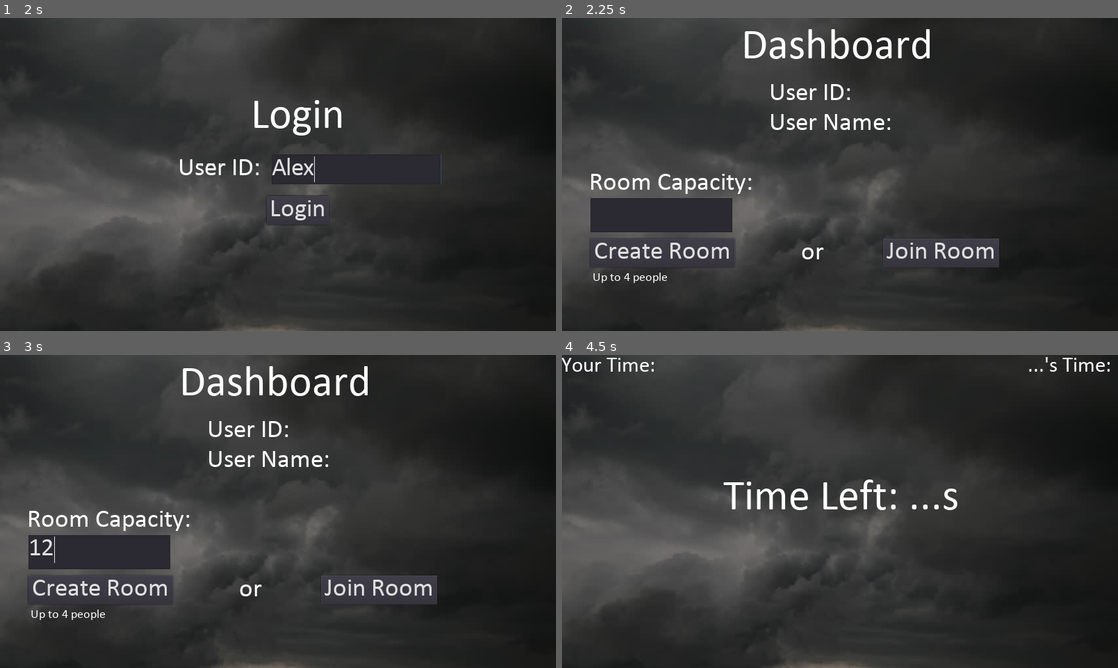
Above: before the commit, frames 1-4 (two rows, left to right).
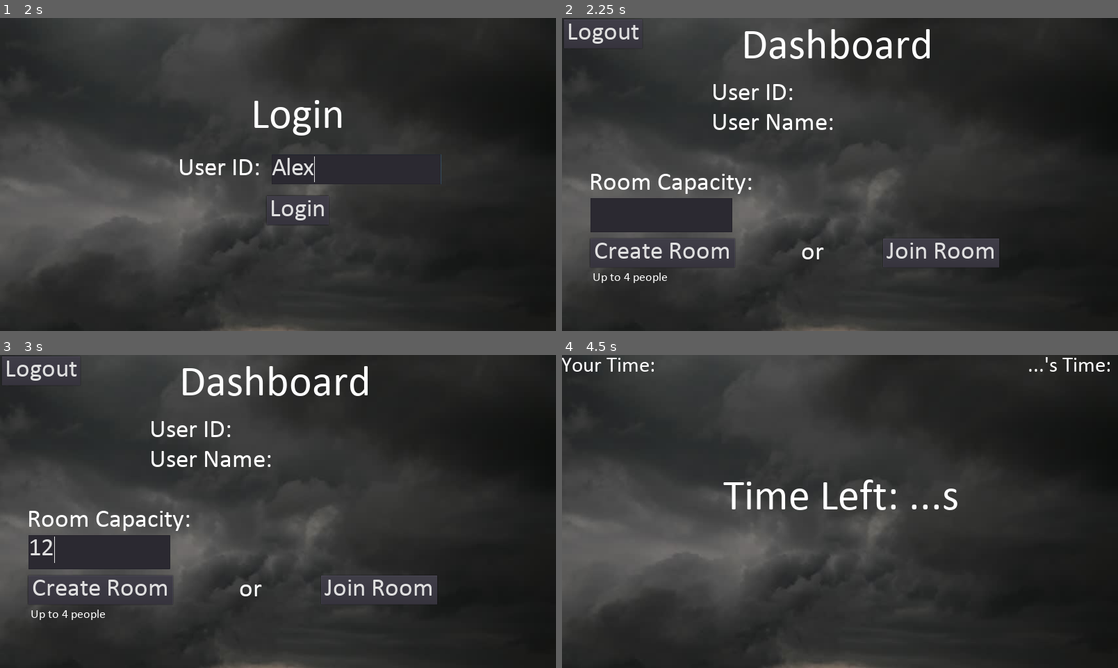
Above: after the commit, the same moments.

Repository: iamdejan/QuickShoot_Party
Game: Godot game, scene res://scenes/Home.tscn
The game is run twice, just before and just after one commit, with the same random seed, the same clock (stepped at 60 frames per second) and the same inputs.
Inputs (mouse positions are in pixels of both pictures, inside the frame that each line leads up to):
- Up to frame 1 (2 s): click "Login" at 0.5 s; click (355, 168) at 1.27 s; type "Alex" at 1.35 s
- Up to frame 2 (2.25 s): click "Login" at 2 s
- Up to frame 3 (3 s): click (100, 552) at 2.77 s; type "12" at 2.85 s
- Up to frame 4 (4.5 s): click (600, 370) at 3.5 s, where only the run after the commit has a clickable "Logout"; click "Create Room" at 4.25 s

Frame 1 is identical in both runs. In frame 2, 1.6% of the frame differs, in the area x 0-60%, y 0-36%; in frame 3, 1.6%; in frame 4, nothing differs.

Commit message:
Update Dashboard.tscn

Diff:
--- a/scenes/Dashboard.tscn
+++ b/scenes/Dashboard.tscn
@@ -57,17 +57,17 @@
 text = "Join Room"
 
 [node name="UserIDLabel" type="Label" parent="."]
-margin_left = 476.965
+margin_left = 344.28
 margin_top = 143.511
-margin_right = 671.965
+margin_right = 539.28
 margin_bottom = 203.511
 custom_fonts/font = SubResource( 3 )
 text = "User ID:"
 
 [node name="UserNameLabel" type="Label" parent="."]
-margin_left = 476.965
+margin_left = 344.28
 margin_top = 212.73
-margin_right = 781.965
+margin_right = 649.28
 margin_bottom = 272.73
 custom_fonts/font = SubResource( 3 )
 text = "User Name:"
@@ -103,5 +103,15 @@
 margin_bottom = 614.0
 custom_fonts/font = SubResource( 4 )
 text = "Up to 4 people"
+
+[node name="LogoutButton" type="Button" parent="."]
+margin_left = 4.0
+margin_top = 3.26422
+margin_right = 185.0
+margin_bottom = 69.2642
+rect_pivot_offset = Vector2( 40.3698, 18.511 )
+custom_fonts/font = SubResource( 2 )
+text = "Logout"
 [connection signal="pressed" from="CreateRoomButton" to="." method="_on_CreateRoomButton_pressed"]
 [connection signal="pressed" from="JoinRoomButton" to="." method="_on_JoinRoomButton_pressed"]
+[connection signal="pressed" from="LogoutButton" to="." method="_on_LogoutButton_pressed"]
